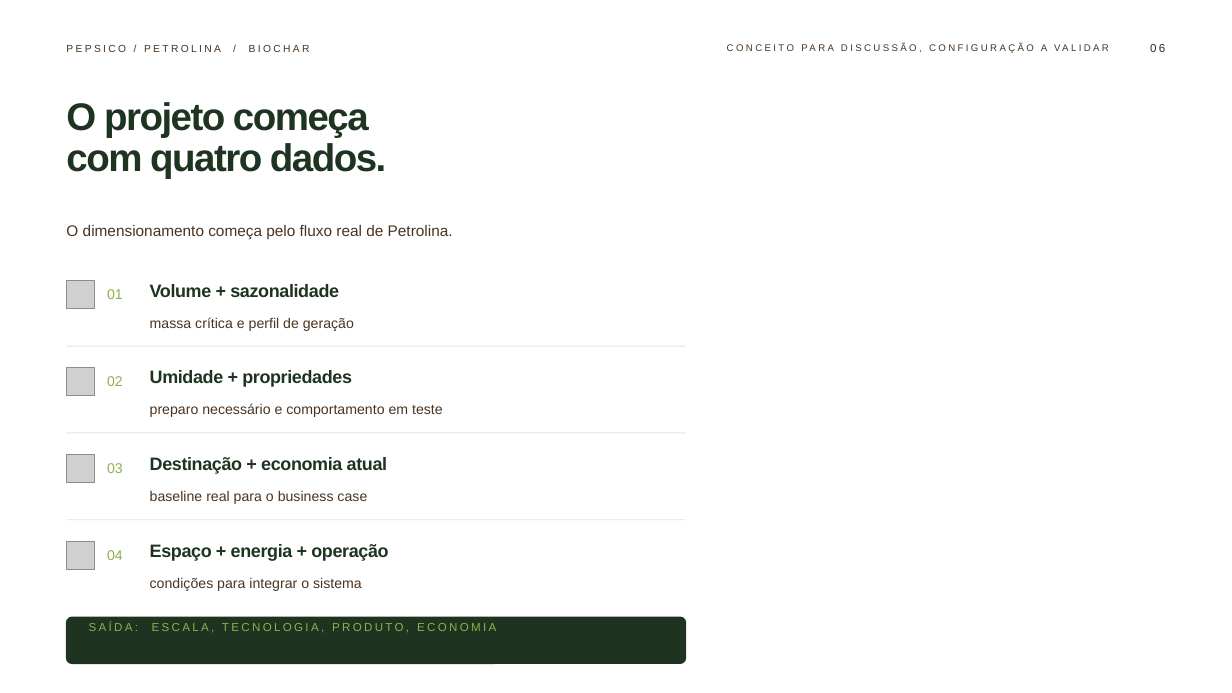
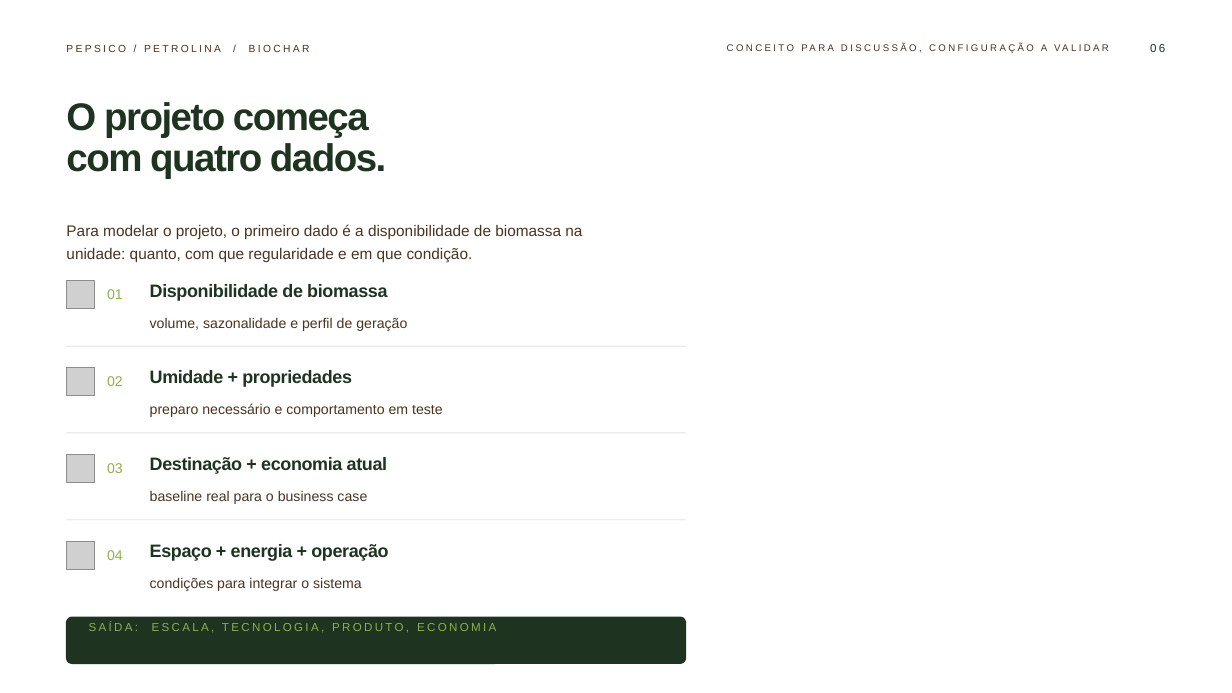
Before and after one commit to lubritto-hub/clipping, a slide deck: slide 6 of deck/proposta-pepsico-petrolina.pptx. Drawn at 1232x693 pixels with LibreOffice and Linux fonts; fonts in the diff are those of the drawing; grey boxes stand for pictures; background and template pictures are left out. Boxes give left, top, right and bottom in pixels: in the first picture for what was removed or moved away, otherwise in the second. Text is boxed around its words. In the diff, an @@ line names an element or a change of style, - is before the commit and + after.

```diff
--- a/deck/proposta-pepsico-petrolina.pptx
+++ b/deck/proposta-pepsico-petrolina.pptx
@@ text at bbox=[66, 224, 582, 262]: text changed @@
-O dimensionamento começa pelo fluxo real de Petrolina.
+Para modelar o projeto, o primeiro dado é a disponibilidade de biomassa na unidade: quanto, com que regularidade e em que condição.
@@ text at bbox=[150, 284, 387, 301]: text changed @@
-Volume + sazonalidade
+Disponibilidade de biomassa
@@ text at bbox=[150, 317, 407, 331]: text changed @@
-massa crítica e perfil de geração
+volume, sazonalidade e perfil de geração
```
Also in this commit, not shown: 1 other slide changed, 4 other files.
